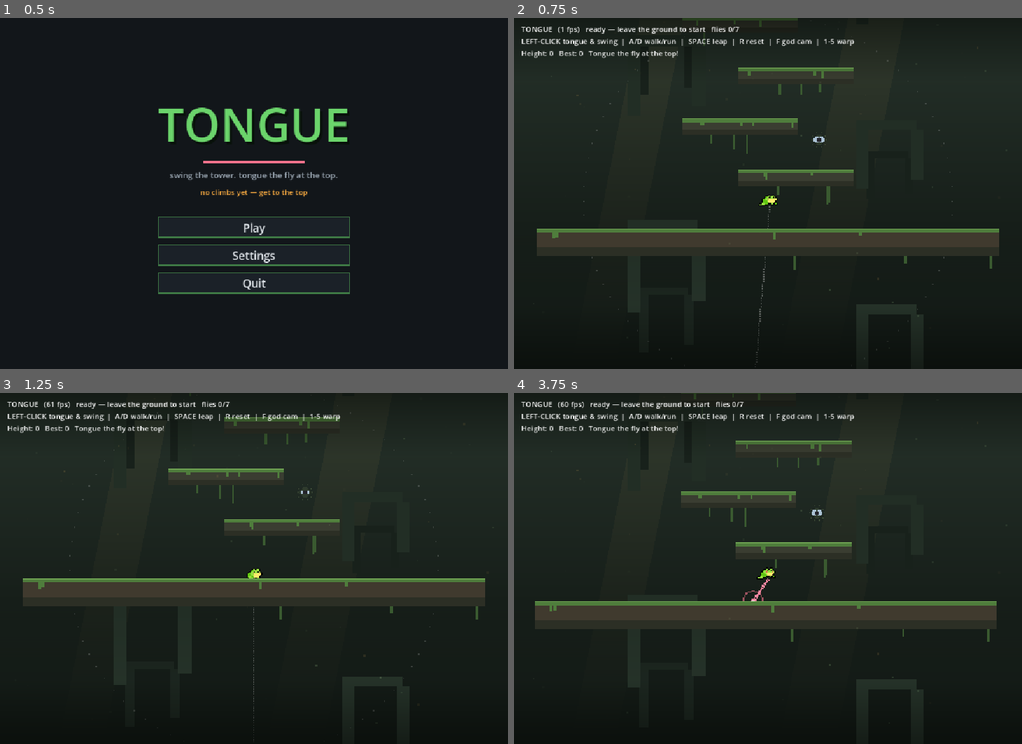
Above: before the commit, frames 1-4 (two rows, left to right).
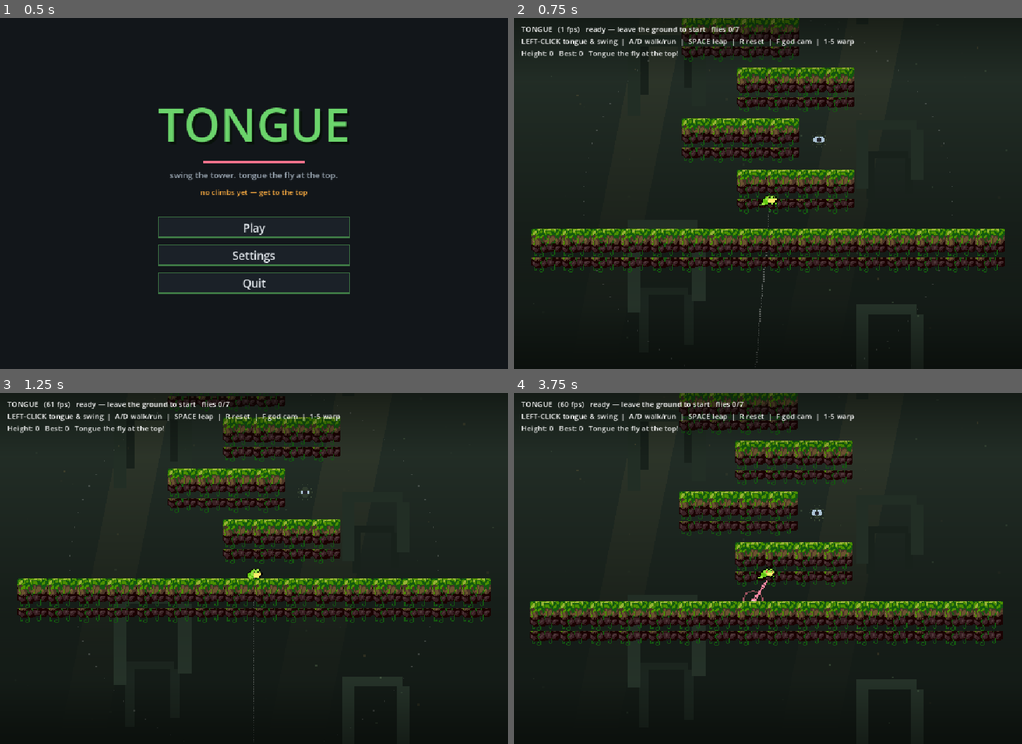
Above: after the commit, the same moments.

Repository: asg86260/Tongue
Game: Godot game, scene res://Title.tscn
Same seed, same stepped clock (60 frames per second), same inputs: the game is played once before the commit and once after it.
Inputs (mouse positions are in pixels of both pictures, inside the frame that each line leads up to):
- Up to frame 1 (0.5 s): no input
- Up to frame 2 (0.75 s): click "Play" at 0.5 s
- Up to frame 3 (1.25 s): no input
- Up to frame 4 (3.75 s): tap Enter at 1.25 s; move the mouse to (879, 550) at 1.27 s; press the mouse at (879, 550) at 1.28 s; hold D (move_right) 1.28-2.03 s; tap Space (jump) at 1.52, 1.82, 2.27, 2.57 s; move the mouse to (666, 586) at 2.02 s; release the mouse at (666, 586) at 2.03 s; hold S (move_down) 2.03-2.78 s; tap F (godcam) at 2.1 s; move the mouse to (818, 491) at 2.77 s; hold D (move_right) 2.78-3.53 s; hold E (zoom_in) 2.78-3.53 s; tap R (reset) at 3.5 s; move the mouse to (742, 638) at 3.52 s; hold W (move_up) from 3.53 s (still down); tap Q (zoom_out) at 3.6 s; click (742, 638) at 3.67 s

Frame 1 is identical in both runs. In frame 2, 15% of the frame differs, in the area x 3-97%, y 0-73%; in frame 3, 14%; in frame 4, 15%, in the area x 3-97%, y 0-72%.

Commit message:
Worldbuilding: real Ansimuz leafy-stone platform tiles
Use the Modular tileset's own leafy-green-top + stone-body platform tiles
(vines built in) instead of flat wall-fill + scattered decoration. Cohesive
with the froglet; keeps the green mood. Credit Ansimuz in README.

Co-Authored-By: Claude Opus 4.8 <noreply@anthropic.com>

Diff:
--- a/Game.gd
+++ b/Game.gd
@@ -78,21 +78,27 @@
 	add_child(win_screen)
 	start_best = Save.best_height
 
-const STONE := Color("3a3d31")        # warm grey-green stone
-const STONE_LO := Color("2c2f25")      # stone in shadow (lower band)
-const MOSS_CAP := Color("4f7d3c")      # moss along the top
-const MOSS_HI := Color("6fa353")       # moss highlight
-const VINE := Color("3a5a30")          # hanging vines
-
-func _add_rect(parent: Node2D, cx: float, cy: float, w: float, h: float, col: Color) -> void:
-	var p := Polygon2D.new()
-	p.polygon = PackedVector2Array([
-		Vector2(cx - w * 0.5, cy - h * 0.5), Vector2(cx + w * 0.5, cy - h * 0.5),
-		Vector2(cx + w * 0.5, cy + h * 0.5), Vector2(cx - w * 0.5, cy + h * 0.5)])
-	p.color = col
-	parent.add_child(p)
-
-func _make_static(pos: Vector2, size: Vector2, stone := STONE, mossy := true) -> void:
+# --- tiled ledges (Ansimuz Modular tileset) ---
+# Leafy-green top tiles over a stone body with vines built in — the set's own
+# platform material, so the tiles carry the detail (no hand-scattered decoration).
+const TILES := preload("res://assets/tiles/modular-tileset.png")
+const T := 16            # source tile size
+const TW := 32.0         # tile world size (16 * 2.0 draw scale)
+
+func _tile(parent: Node2D, x: float, y: float, col: int, row: int) -> void:
+	var s := Sprite2D.new()
+	var at := AtlasTexture.new()
+	at.atlas = TILES
+	at.region = Rect2(col * T, row * T, T, T)
+	s.texture = at
+	s.texture_filter = CanvasItem.TEXTURE_FILTER_NEAREST
+	s.scale = Vector2(2.0, 2.0)
+	s.position = Vector2(x, y)
+	parent.add_child(s)
+
+# A ledge: one leafy-green top row over stone-body rows (mossy=false skips the
+# grass for overhangs). The body hangs a row below the collision for visual mass.
+func _make_static(pos: Vector2, size: Vector2, mossy := true) -> void:
 	var sb := StaticBody2D.new()
 	sb.position = pos
 	sb.collision_layer = 1
@@ -101,29 +107,19 @@
 	shape.size = size
 	cs.shape = shape
 	sb.add_child(cs)
-	var hx := size.x * 0.5
 	var hy := size.y * 0.5
-	# stone body + a darker shadow band along the bottom third
-	_add_rect(sb, 0, 0, size.x, size.y, stone)
-	_add_rect(sb, 0, hy - size.y * 0.16, size.x, size.y * 0.32, STONE_LO)
-	# hanging vines from the underside (deterministic per ledge)
-	var rng := RandomNumberGenerator.new()
-	rng.seed = int(pos.x * 7.0 + pos.y * 13.0)
-	var vines := 1 + rng.randi() % 3
-	for i in vines:
-		var vx := rng.randf_range(-hx + 8.0, hx - 8.0)
-		var vl := rng.randf_range(14.0, 42.0)
-		var vw := rng.randf_range(3.0, 6.0)
-		_add_rect(sb, vx, hy + vl * 0.5, vw, vl, VINE)
-	if mossy:
-		# moss cap along the top, with a brighter highlight line and a few drips
-		_add_rect(sb, 0, -hy + 4.0, size.x, 8.0, MOSS_CAP)
-		_add_rect(sb, 0, -hy + 1.0, size.x, 2.0, MOSS_HI)
-		var drips := 2 + rng.randi() % 3
-		for i in drips:
-			var dx := rng.randf_range(-hx + 6.0, hx - 6.0)
-			var dl := rng.randf_range(5.0, 16.0)
-			_add_rect(sb, dx, -hy + 8.0 + dl * 0.5, rng.randf_range(4.0, 9.0), dl, MOSS_CAP)
+	var cols: int = max(1, int(ceil(size.x / TW)))
+	var rows: int = max(2, int(ceil(size.y / TW)) + 1)
+	var startx := -(cols - 1) * TW * 0.5
+	var topy := -hy + TW * 0.5
+	for cxi in cols:
+		var x := startx + cxi * TW
+		var c: int = 5 if cxi % 2 == 0 else 6     # alternate the two tile variants
+		for r in rows:
+			if r == 0 and mossy:
+				_tile(sb, x, topy, c, 7)           # leafy green top
+			else:
+				_tile(sb, x, topy + r * TW, c, 8)  # stone body (vines built in)
 	add_child(sb)
 
 func _make_anchor(pos: Vector2, r: float) -> void:
@@ -144,12 +140,12 @@
 	var lv := LevelData.tower()
 	level_spawn = lv["spawn"]
 	var g = lv["ground"]
-	_make_static(Vector2(g[0], g[1]), Vector2(g[2], g[3]), Color("403a2e"))
+	_make_static(Vector2(g[0], g[1]), Vector2(g[2], g[3]))
 	for p in lv["platforms"]:
 		_make_static(Vector2(p[0], p[1]), Vector2(p[2], p[3]))
-	# overhead slabs you grapple the underside of (cooler stone, no top moss)
+	# overhead slabs you grapple the underside of (no grass on top)
 	for c in lv.get("ceilings", []):
-		_make_static(Vector2(c[0], c[1]), Vector2(c[2], c[3]), Color("3c3f44"), false)
+		_make_static(Vector2(c[0], c[1]), Vector2(c[2], c[3]), false)
 	# landings: narrow skill-check ledges (no safe-rest affordance — drawn like platforms)
 	for p in lv.get("perches", []):
 		_make_static(Vector2(p[0], p[1]), Vector2(p[2], p[3]))
Binary file added: assets/tiles/modular-tileset.png
Not shown, added: assets/tiles/modular-tileset.png.import
Not shown, changed: README.md
Not shown, added: assets/tiles/ANSIMUZ-license.pdf
